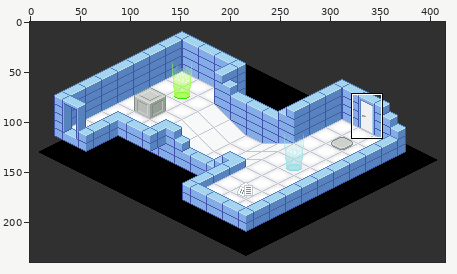
Two versions of one sprite sheet, trunk/images/levelshots/12-0.png. Above: a wide view before the commit, with the close-up outlined.
Close-up. As it was:
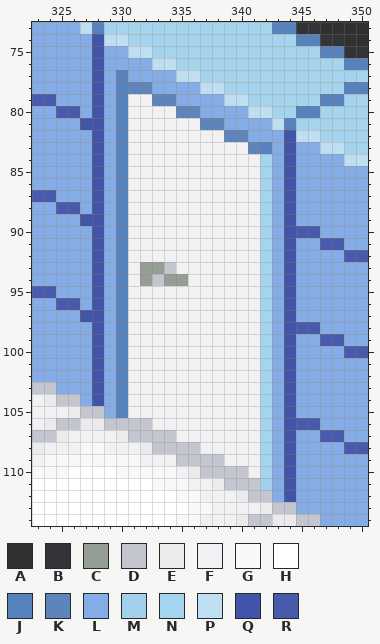
The file is 415x240 pixels. Colours within 5 levels of each other are drawn and written as one. Shown: x 323..350, y 73..114.
Palette (. is transparent): A #303030  B #323437  C #949e94  D #c3c5cf  E #ebebee  F #f1f1f3  G #f7f8f8  H #ffffff  J #5682bd  K #5d84bb  L #84ade7  M #a2cfea  N #a5d5ee  P #bedef1  Q #4254a9  R #485aac
Pixels before, first column x 323:
 73 LLLLPJNNNNNNNNNNNNNNJJBBAAAA
 74 LLLLLQPPNNNNNNNNNNNNNNJJBBAA
 75 LLLLLQLLPPNNNNNNNNNNNNNNJJBB
 76 LLLLLQLLLLPPNNNNNNNNNNNNNNJJ
 77 LLLLLQLJLLLLPPNNNNNNNNNNNNNN
 78 LLLLLQLJKKLLLLPPNNNNNNNNNNJJ
 79 RRLLLQLJFFKKLLLLPPNNNNNNJJNN
 80 LLRRLQLJFFFFKKLLLLPPNNJJNNNN
 81 LLLLQQLJFFFFFFKKLLLLPJNNNNNN
 82 LLLLLQLJFFFFFFFFKKLLLQPPNNNN
 83 LLLLLQLJFFFFFFFFFFKJLQLLPPNN
 84 LLLLLQLJFFFFFFFFFFFNLQLLLLPP
 85 LLLLLQLJFFFFFFFFFFFNLQLLLLLL
 86 LLLLLQLJFFFFFFFFFFFNLQLLLLLL
 87 RRLLLQLJFFFFFFFFFFFNLQLLLLLL
 88 LLRRLQLJFFFFFFFFFFFNLQLLLLLL
 89 LLLLQQLJFFFFFFFFFFFNLQLLLLLL
 90 LLLLLQLJFFFFFFFFFFFNLQRRLLLL
 91 LLLLLQLJFFFFFFFFFFFNLQLLRRLL
 92 LLLLLQLJFFFFFFFFFFFNLQLLLLRR
 93 LLLLLQLJFCCDFFFFFFFNLQLLLLLL
 94 LLLLLQLJFCDCCFFFFFFNLQLLLLLL
 95 RRLLLQLJFFFFFFFFFFFNLQLLLLLL
 96 LLRRLQLJFFFFFFFFFFFNLQLLLLLL
 97 LLLLQQLJFFFFFFFFFFFNLQLLLLLL
 98 LLLLLQLJFFFFFFFFFFFNLQRRLLLL
 99 LLLLLQLJFFFFFFFFFFFNLQLLRRLL
100 LLLLLQLJFFFFFFFFFFFNLQLLLLRR
101 LLLLLQLJFFFFFFFFFFFNLQLLLLLL
102 LLLLLQLJFFFFFFFFFFFNLQLLLLLL
103 DDLLLQLJFFFFFFFFFFFNLQLLLLLL
104 FEDDLQLJFFFFFFFFFFFNLQLLLLLL
105 FFFEDDLJFFFFFFFFFFFNLQLLLLLL
106 FEDDEEDDDDFFFFFFFFFNLQRRLLLL
107 DDEFFFFEDDDDFFFFFFFNLQLLRRLL
108 EFFFGGFFFEDDDDFFFFFNLQLLLLRR
109 FGGGGGGGGFFFDDDDFFFNLQLLLLLL
110 GGGHHHHGGGGGFEDDDDFNLQLLLLLL
111 HHHHHHHHHHGGGFFEDDDMLQLLLLLL
112 HHHHHHHHHHHHGGFFFEDDLQLLLLLL
113 HHHHHHHHHHHHHGGFFFFEDDLLLLLL
114 HHHHHHHHHHHHGGFFFEDDEEDDLLLL
After the commit:
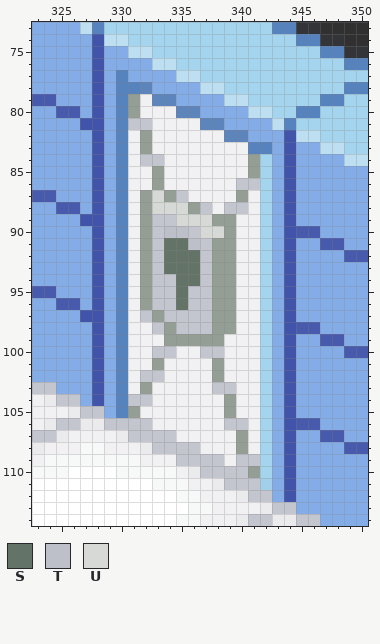
Colours new in this view: S #647368  T #bec0c9  U #d7d9d7
Edits made:
{"y":78,"x":331,"old":"K","new":"J"}
{"y":79,"x":331,"old":"F","new":"C"}
{"y":80,"x":331,"old":"F","new":"C"}
{"y":81,"x":331,"old":"FF","new":"DD"}
{"y":82,"x":332,"old":"F","new":"C"}
{"y":83,"x":332,"old":"F","new":"C"}
{"y":83,"x":341,"old":"K","new":"J"}
{"y":84,"x":332,"old":"FF","new":"DD"}
{"y":84,"x":341,"old":"F","new":"C"}
{"y":85,"x":333,"old":"F","new":"C"}
{"y":85,"x":341,"old":"F","new":"C"}
{"y":86,"x":333,"old":"F","new":"C"}
{"y":86,"x":340,"old":"FF","new":"DD"}
{"y":87,"x":332,"old":"FFFF","new":"CUCD"}
{"y":87,"x":340,"old":"F","new":"C"}
{"y":88,"x":332,"old":"FFFFFF","new":"CUUUCD"}
{"y":88,"x":339,"old":"FF","new":"DD"}
{"y":89,"x":332,"old":"FFFFFFFF","new":"CDDUUUCC"}
{"y":90,"x":332,"old":"FFFFFFFF","new":"CDTTDUUC"}
{"y":91,"x":332,"old":"FFFFFFFF","new":"CDSSTDCC"}
{"y":92,"x":332,"old":"FFFFFFFF","new":"CDSSSDCC"}
{"y":93,"x":333,"old":"CDFFFFF","new":"DSSSDCC"}
{"y":94,"x":334,"old":"CCFFFF","new":"DSSDCC"}
{"y":95,"x":332,"old":"FFFFFFFF","new":"CDDSDDCC"}
{"y":96,"x":332,"old":"FFFFFFFF","new":"CDDSDDCC"}
{"y":97,"x":332,"old":"FFFFFFFF","new":"DCDDDDCC"}
{"y":98,"x":333,"old":"FFFFFFF","new":"DCDDDCC"}
{"y":99,"x":334,"old":"FFFFF","new":"CCCCC"}
{"y":100,"x":333,"old":"FF","new":"DD"}
{"y":100,"x":337,"old":"FF","new":"DD"}
{"y":101,"x":333,"old":"F","new":"C"}
{"y":101,"x":338,"old":"F","new":"C"}
{"y":102,"x":332,"old":"FF","new":"DD"}
{"y":102,"x":338,"old":"F","new":"C"}
{"y":103,"x":332,"old":"F","new":"C"}
{"y":103,"x":338,"old":"FF","new":"DD"}
{"y":104,"x":331,"old":"FF","new":"DD"}
{"y":104,"x":339,"old":"F","new":"C"}
{"y":105,"x":331,"old":"F","new":"C"}
{"y":105,"x":339,"old":"F","new":"C"}
{"y":106,"x":339,"old":"FF","new":"DD"}
{"y":107,"x":340,"old":"F","new":"C"}
{"y":108,"x":340,"old":"F","new":"C"}
{"y":109,"x":340,"old":"FF","new":"DD"}
{"y":110,"x":341,"old":"F","new":"C"}
